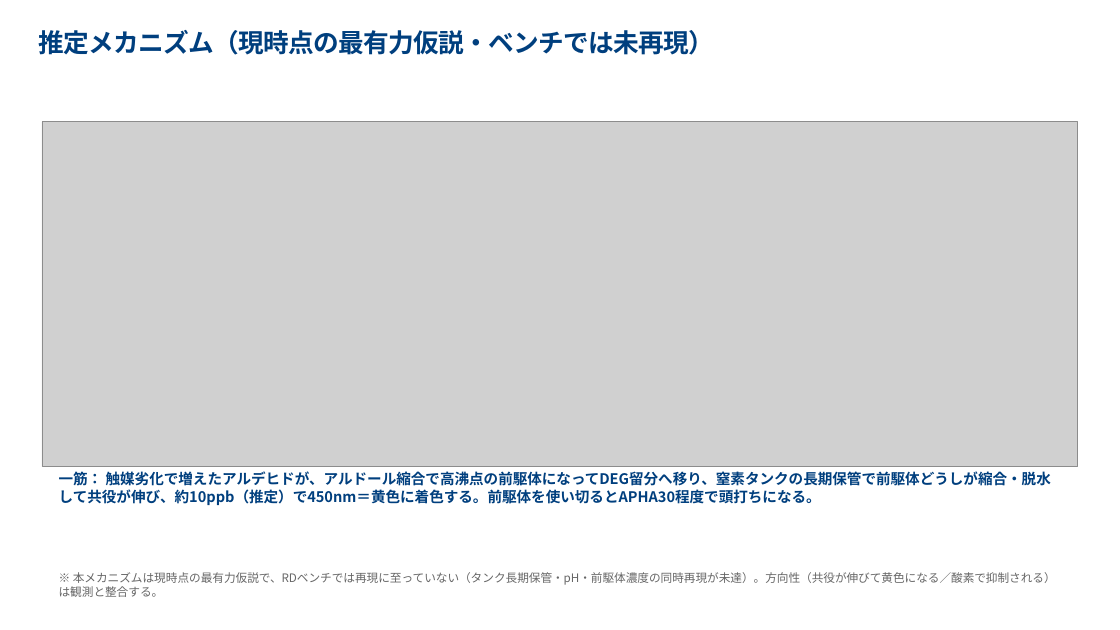
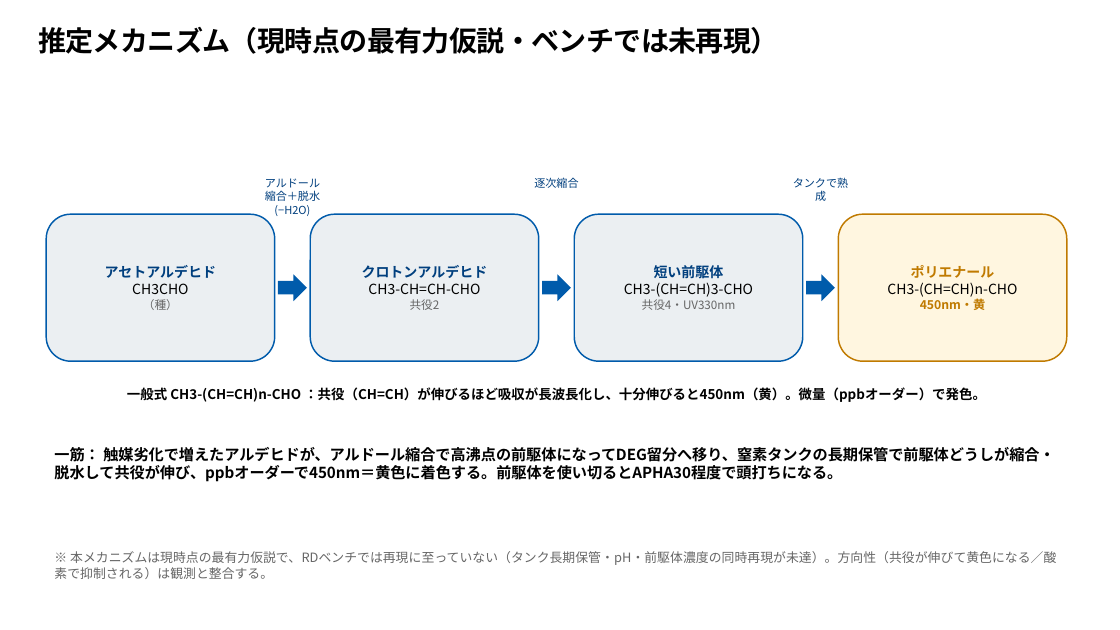
Before and after one commit to hiraoyosa-sys/Base, a slide deck: slide 5 of outputs/製品DEG色相悪化_対策会議.pptx. Drawn at 1120x630 pixels with LibreOffice and Linux fonts; fonts in the diff are those of the drawing; grey boxes stand for pictures. Boxes give left, top, right and bottom in pixels: in the first picture for what was removed or moved away, otherwise in the second. Text is boxed around its words. In the diff, an @@ line names an element or a change of style, - is before the commit and + after.

```diff
--- a/outputs/製品DEG色相悪化_対策会議.pptx
+++ b/outputs/製品DEG色相悪化_対策会議.pptx
@@ title "推定メカニズム（現時点の最有力仮説・ベンチでは未再現）" at [38, 27, 779, 54]: size 22 to 24 pt, text colour #003F7E to #000000 @@
@@ picture removed at [42, 122, 1078, 467] @@
@@ text added at [265, 178, 320, 216], 9.5 pt, text #003F7E @@
+アルドール縮合＋脱水(−H2O)
@@ text added at [534, 177, 578, 188], 9.5 pt, text #003F7E @@
+逐次縮合
@@ text added at [793, 177, 848, 201], 9.5 pt, text #003F7E @@
+タンクで熟成
@@ rounded rectangle added at [46, 214, 275, 361], fill #EBEFF2, outline #005BAB 1.25 pt, 12 pt, text #003F7E @@
+アセトアルデヒド
+CH3CHO
+（種）
@@ rounded rectangle added at [310, 214, 539, 361], fill #EBEFF2, outline #005BAB 1.25 pt, 12 pt, text #000000 @@
+クロトンアルデヒド
+CH3-CH=CH-CHO
+共役2
@@ rounded rectangle added at [575, 214, 803, 361], fill #EBEFF2, outline #005BAB 1.25 pt, 12 pt, text #000000 @@
+短い前駆体
+CH3-(CH=CH)3-CHO
+共役4・UV330nm
@@ rounded rectangle added at [839, 214, 1067, 361], fill #FFF6E0, outline #C07A00 1.25 pt, 12 pt, text #000000 @@
+ポリエナール
+CH3-(CH=CH)n-CHO
+450nm・黄
@@ right arrow added at [278, 274, 307, 301], fill #005BAB @@
@@ right arrow added at [542, 274, 571, 301], fill #005BAB @@
@@ right arrow added at [807, 274, 835, 301], fill #005BAB @@
@@ text added at [127, 387, 986, 402], 11.5 pt, text #000000, bold @@
+一般式 CH3-(CH=CH)n-CHO ：共役（CH=CH）が伸びるほど吸収が長波長化し、十分伸びると450nm（黄）。微量（ppbオーダー）で発色。
@@ text at [54, 447, 1054, 482]: text changed; size 12.5 to 13 pt; text colour #003F7E to #000000 @@
-一筋： 触媒劣化で増えたアルデヒドが、アルドール縮合で高沸点の前駆体になってDEG留分へ移り、窒素タンクの長期保管で前駆体どうしが縮合・脱水して共役が伸び、約10ppb（推定）で450nm＝黄色に着色する。前駆体を使い切るとAPHA30程度で頭打ちになる。
+一筋： 触媒劣化で増えたアルデヒドが、アルドール縮合で高沸点の前駆体になってDEG留分へ移り、窒素タンクの長期保管で前駆体どうしが縮合・脱水して共役が伸び、ppbオーダーで450nm＝黄色に着色する。前駆体を使い切るとAPHA30程度で頭打ちになる。
@@ text "※ 本メカニズムは現時点の最有力仮説で、RDベンチでは再現に至っていない（タンク長期保管・pH・前駆体濃度の同時再現が未 ...": place and size @@
-text "※ 本メカニズムは現時点の最有力仮説で、RDベンチでは再現に至っていない（タンク長期保管・pH・前駆体濃度の同時再現が未 ..." at [59, 572, 1056, 597]
+text "※ 本メカニズムは現時点の最有力仮説で、RDベンチでは再現に至っていない（タンク長期保管・pH・前駆体濃度の同時再現が未 ..." at [54, 551, 1056, 579]
@@ text "※ 本メカニズムは現時点の最有力仮説で、RDベンチでは再現に至っていない（タンク長期保管・pH・前駆体濃度の同時再現が未 ..." at [54, 551, 1056, 579]: size 10 to 11 pt @@
```
Also in this commit, not shown: 13 other slides changed, 1 slide added, 9 other files.
